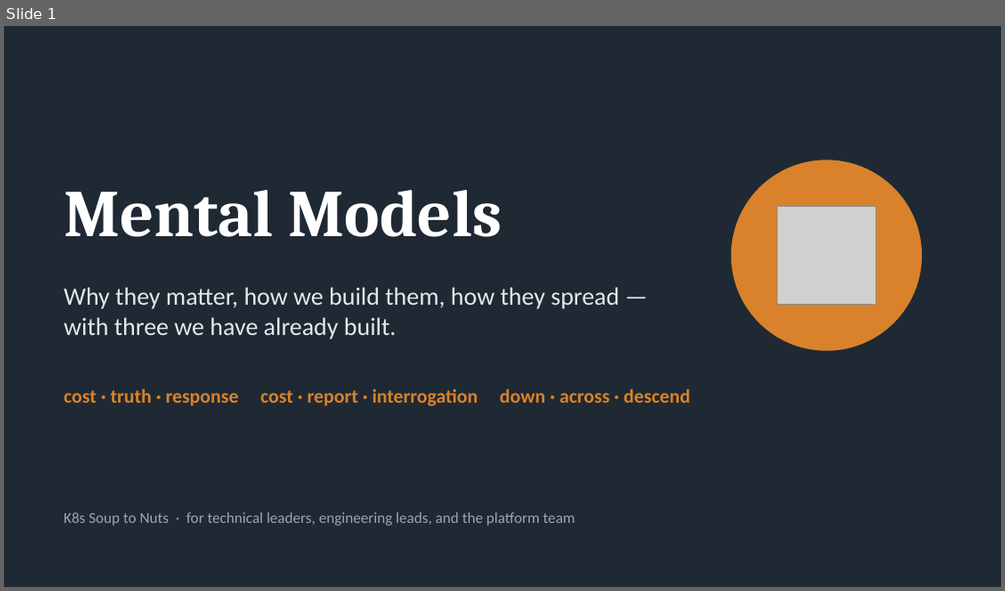
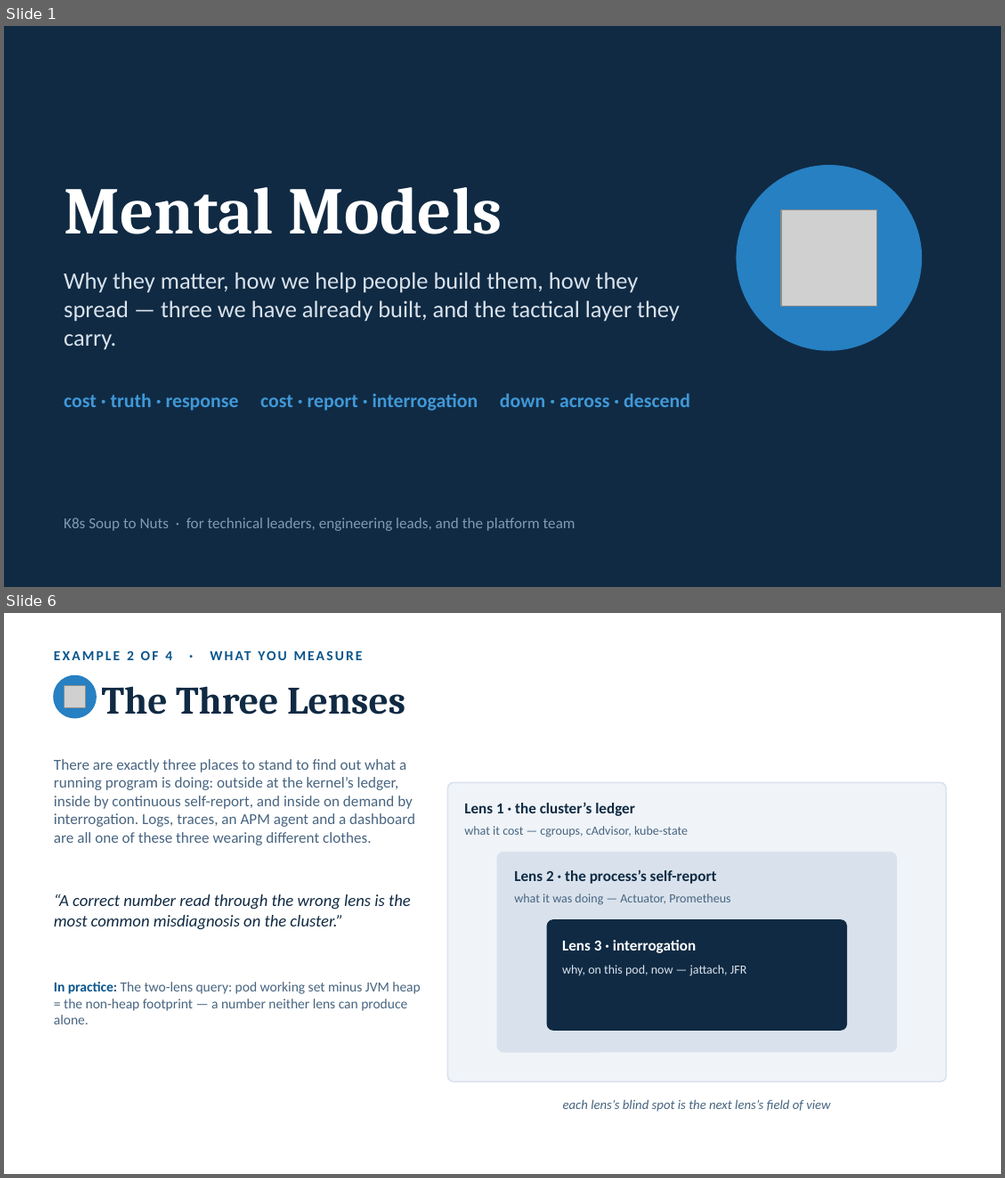
Before and after one commit to jamiegunn/k8s_soup_to_nuts, a slide deck: Claude outputs/mental-models.pptx. Shown one above the other, each under a label of ours: slide 1 before the commit, slides 1 and 6 after it; the slides between them are not shown. The pictures are 1005x591 and 1005x1178 pixels, drawn with LibreOffice and Linux fonts; fonts in the diff are those of the drawing; grey boxes stand for pictures. Boxes give left, top, right and bottom in pixels: in the first picture for what was removed or moved away, otherwise in the second. Text is boxed around its words. In the diff, an @@ line names an element or a change of style, - is before the commit and + after.

```diff
--- a/Claude outputs/mental-models.pptx
+++ b/Claude outputs/mental-models.pptx
@@ slide 6 added at [4,613,1001,1174], background #FFFFFF @@
@@ text added at [54,650,172,660], 10 pt, text #0A558C, bold @@
+EXAMPLE 2 OF 4 · WHAT YOU MEASURE
@@ ellipse added at [54,676,96,718], fill #2680C2, outline #2680C2 1 pt @@
@@ picture added at [64,686,86,707] @@
@@ text added at [102,686,405,714], 28 pt, text #102A43, bold @@
+The Three Lenses
@@ text added at [54,759,415,845], 11 pt, text #486581 @@
+There are exactly three places to stand to find out what a running program is doing: outside at the kernel’s ledger, inside by continuous self-report, and inside on demand by interrogation. Logs, traces, an APM agent and a dashboard are all one of these three wearing different clothes.
@@ rounded rectangle added at [447,782,946,1081], fill #F0F4F8, outline #D9E2EC 1 pt @@
@@ text added at [464,802,635,816], 11 pt, text #102A43, bold @@
+Lens 1 · the cluster’s ledger
@@ text added at [464,826,688,837], 9 pt, text #486581 @@
+what it cost — cgroups, cAdvisor, kube-state
@@ rounded rectangle added at [497,852,896,1052], fill #D9E2EC, outline #D9E2EC 1 pt @@
@@ text added at [514,870,717,884], 11 pt, text #102A43, bold @@
+Lens 2 · the process’s self-report
@@ text added at [54,894,411,929], 12 pt, text #102A43, italic @@
+“A correct number read through the wrong lens is the most common misdiagnosis on the cluster.”
@@ text added at [514,893,730,905], 9 pt, text #486581 @@
+what it was doing — Actuator, Prometheus
@@ rounded rectangle added at [547,920,846,1030], fill #102A43, outline #102A43 1 pt @@
@@ text added at [562,940,696,953], 11 pt, text #FFFFFF, bold @@
+Lens 3 · interrogation
@@ text added at [54,981,420,1024], 10 pt, text #486581 @@
+In practice: The two-lens query: pod working set minus JVM heap = the non-heap footprint — a number neither lens can produce alone.
@@ text added at [562,965,746,976], 9 pt, text #D9E2EC @@
+why, on this pod, now — jattach, JFR
@@ text added at [563,1099,830,1111], 9.5 pt, text #486581, italic @@
+each lens’s blind spot is the next lens’s field of view
@@ slide 1 changed as well @@
@@ background #1F2933 to #102A43 @@
@@ ellipse: place and size @@
-ellipse at [732,160,921,350]
+ellipse at [736,166,921,350]
@@ ellipse at [736,166,921,350]: fill #D9822B to #2680C2; outline #D9822B 1 pt to #2680C2 1 pt @@
@@ text at [64,272,680,350]: text changed; size 18 to 17 pt; text colour #E4E7EB to #D9E2EC @@
-Why they matter, how we build them, how they spread — with three we have already built.
+Why they matter, how we help people build them, how they spread — three we have already built, and the tactical layer they carry.
@@ text "cost · truth · response ..." at [64,393,690,410]: text colour #D9822B to #4098D7 @@
@@ text "K8s Soup to Nuts · ..." at [64,517,575,531]: text colour #9AA5B1 to #829AB1 @@
```
Also in this commit, not shown: 2 other slides changed, 4 other slides added, 2 slides removed.
